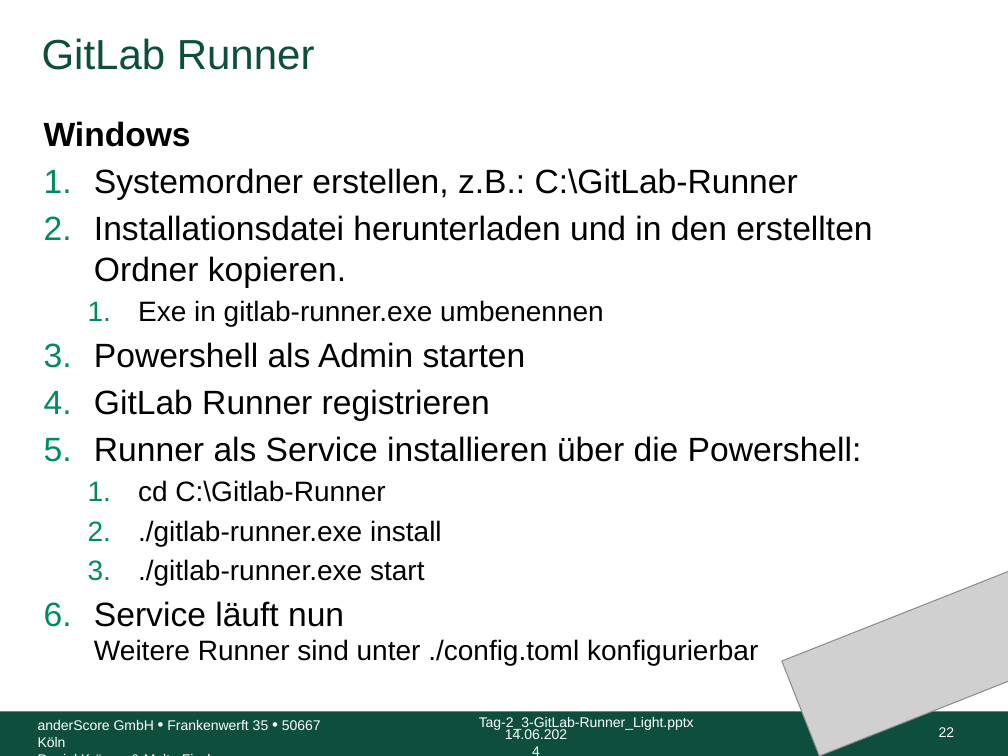
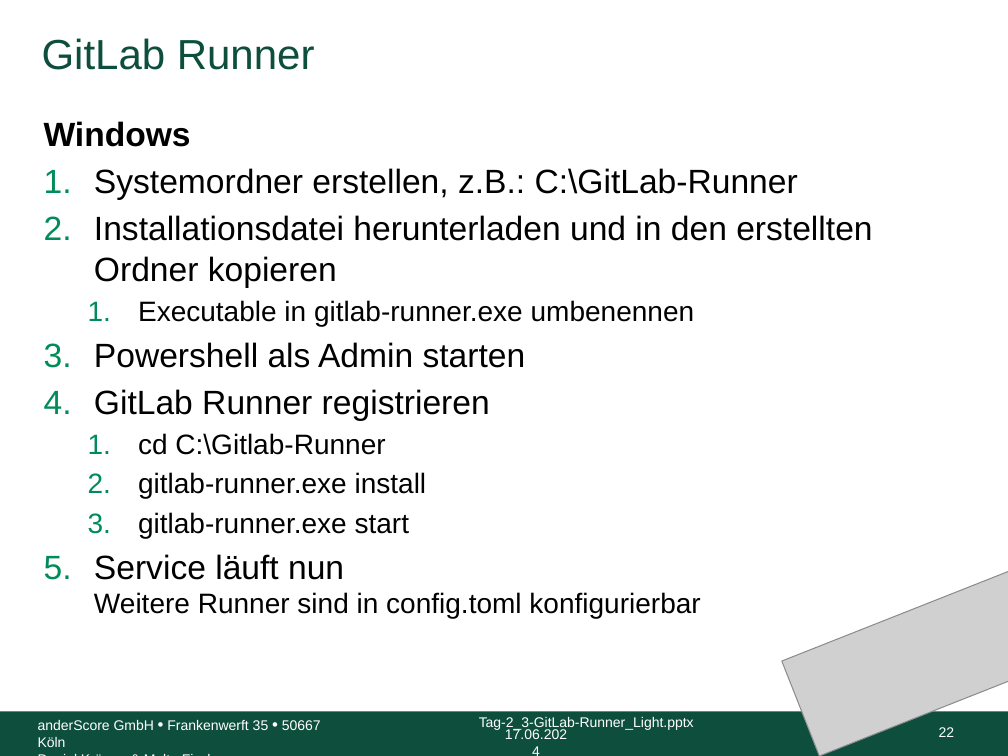
Before and after one commit to anderscore-gmbh/gitlab, a slide deck: slide 22 of slides/Tag-2_3-GitLab-Runner.pptx. Drawn at 1008x756 pixels with LibreOffice and Linux fonts; fonts in the diff are those of the drawing; grey boxes stand for pictures; background and template pictures are left out. Boxes give left, top, right and bottom in pixels: in the first picture for what was removed or moved away, otherwise in the second. Text is boxed around its words. In the diff, an @@ line names an element or a change of style, - is before the commit and + after.

```diff
--- a/slides/Tag-2_3-GitLab-Runner.pptx
+++ b/slides/Tag-2_3-GitLab-Runner.pptx
@@ text at bbox=[94, 215, 872, 326]: text changed @@
-2. Installationsdatei herunterladen und in den erstellten Ordner kopieren.
-  1. Exe in gitlab-runner.exe umbenennen
+2. Installationsdatei herunterladen und in den erstellten Ordner kopieren
+  1. Executable in gitlab-runner.exe umbenennen
@@ text at bbox=[94, 436, 862, 462]: paragraph removed @@
-5. Runner als Service installieren über die Powershell:
@@ text at bbox=[94, 472, 700, 618]: text changed @@
-  2. ./gitlab-runner.exe install
-  3. ./gitlab-runner.exe start
-6. Service läuft nun
-   Weitere Runner sind unter ./config.toml konfigurierbar
+  2. gitlab-runner.exe install
+  3. gitlab-runner.exe start
+5. Service läuft nun
+   Weitere Runner sind in config.toml konfigurierbar
@@ text at bbox=[505, 729, 567, 739]: text changed @@
-14.06.2024
+17.06.2024
```
Also in this commit, not shown: 99 other slides changed, 4 other files.
